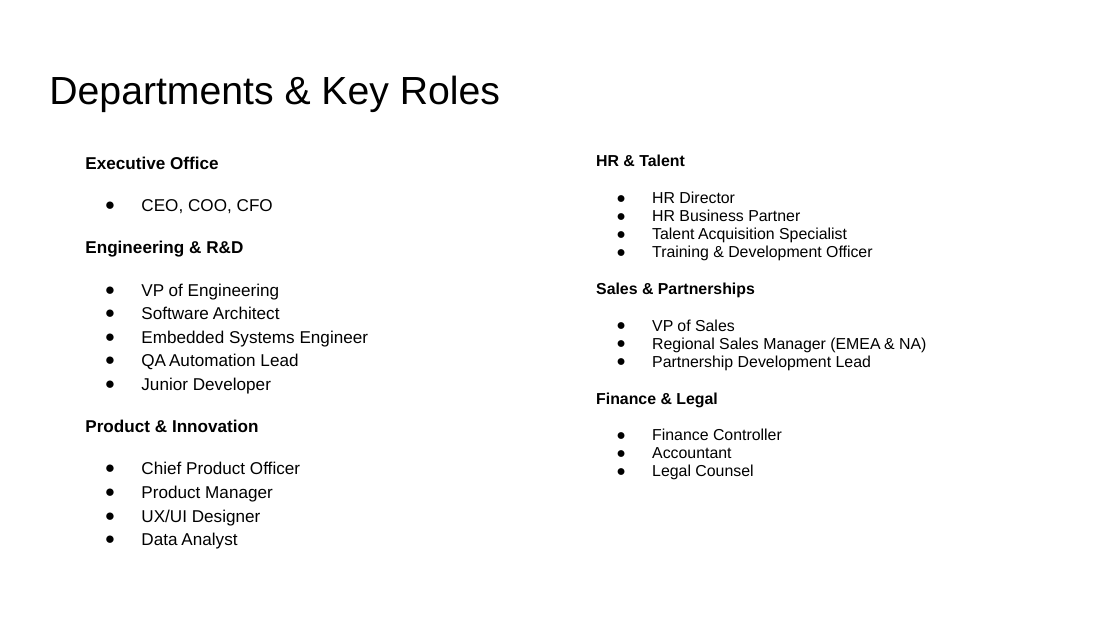
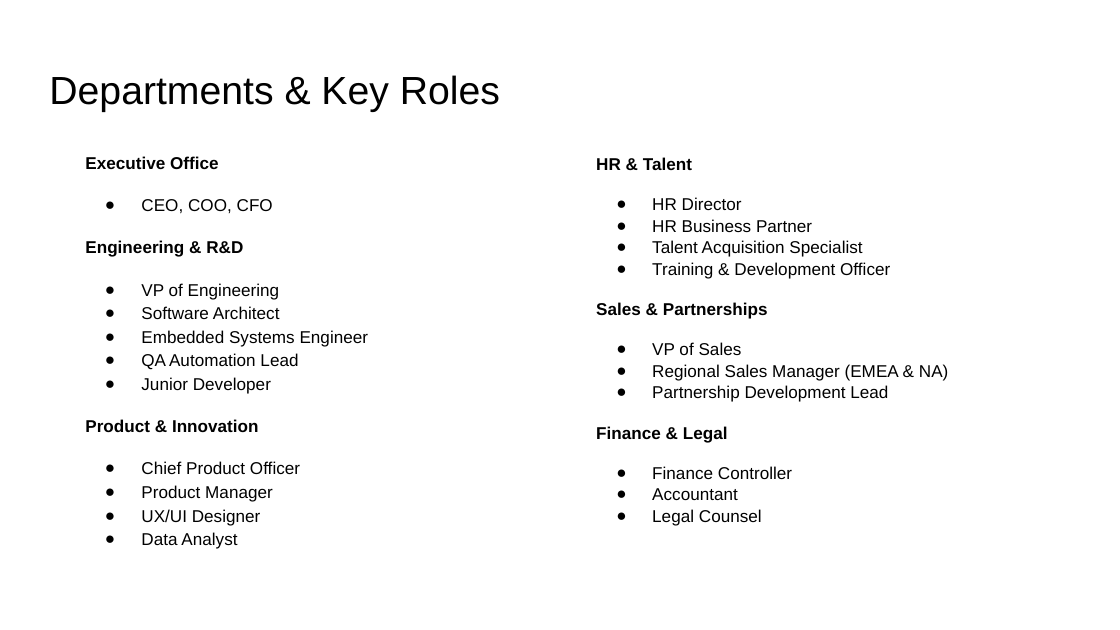
Before and after one commit to ahmadmoharram/Organizational-Structure-Setup, a slide deck: slide 4 of HR Foundation Setup.pptx. Drawn at 1120x630 pixels with LibreOffice and Linux fonts; fonts in the diff are those of the drawing. Boxes give left, top, right and bottom in pixels: in the first picture for what was removed or moved away, otherwise in the second. Text is boxed around its words. In the diff, an @@ line names an element or a change of style, - is before the commit and + after.

```diff
--- a/HR Foundation Setup.pptx
+++ b/HR Foundation Setup.pptx
@@ text "HR & Talent" at [596,157,949,526]: size 10.2 to 11 pt; line spacing 0.95 to 1.05 @@
```
Also in this commit, not shown: 1 other slide changed, 1 slide added, 1 slide removed.
